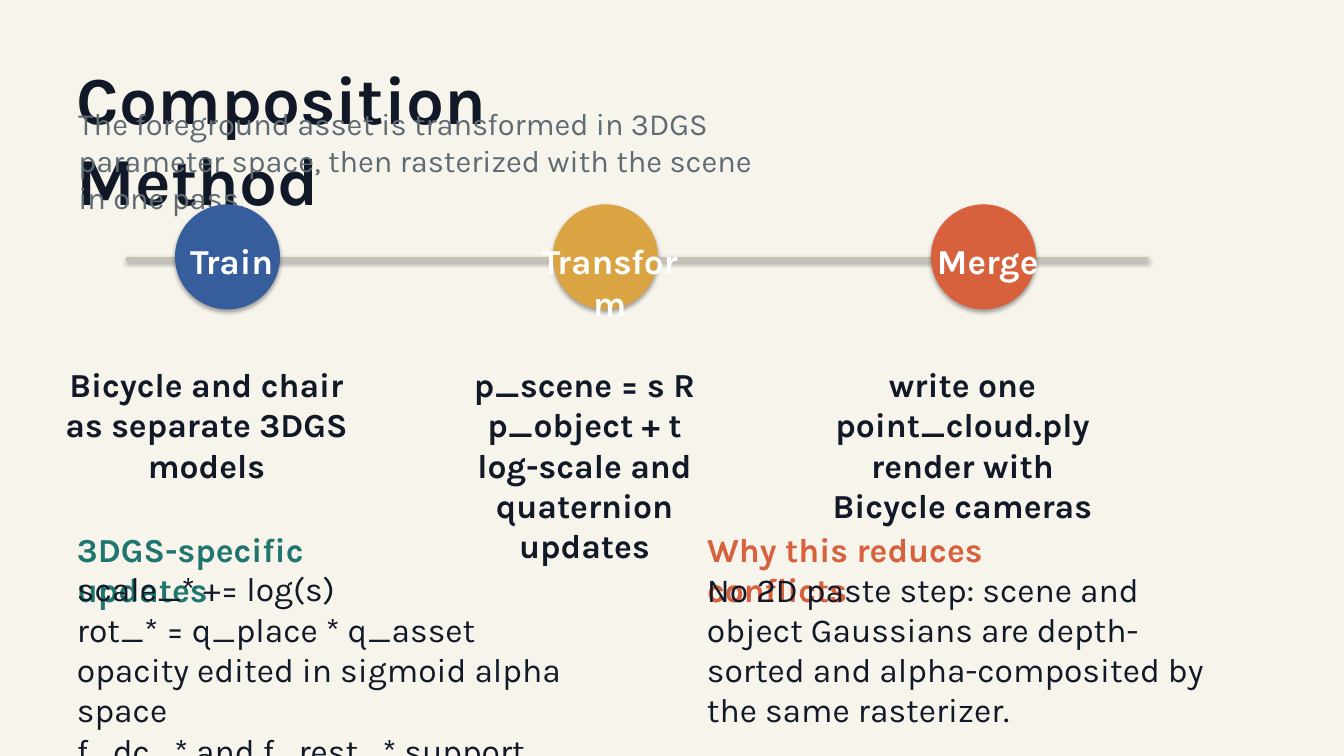
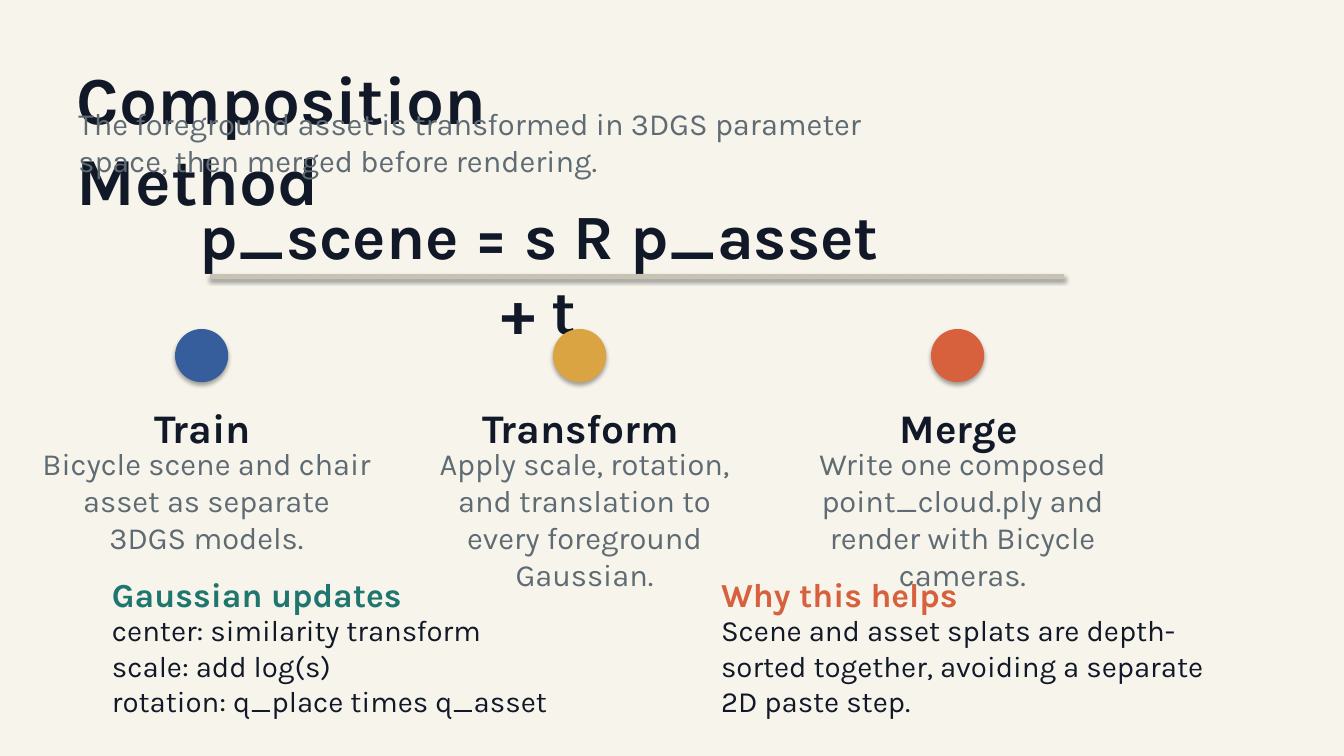
Before and after one commit to ayushdebnath012/CMU-HSL, a slide deck: slide 2 of presentation/HSL_Technical_Assessment_3DGS_Composition.pptx. Drawn at 1344x756 pixels with LibreOffice and Linux fonts; fonts in the diff are those of the drawing. Boxes give left, top, right and bottom in pixels: in the first picture for what was removed or moved away, otherwise in the second. Text is boxed around its words. In the diff, an @@ line names an element or a change of style, - is before the commit and + after.

Commit message:
Clean presentation layout

```diff
--- a/presentation/HSL_Technical_Assessment_3DGS_Composition.pptx
+++ b/presentation/HSL_Technical_Assessment_3DGS_Composition.pptx
@@ text "Composition Method" rewrapped from <box>77,76,486,222</box> to <box>77,76,486,206</box> @@
@@ text at <box>78,108,861,180</box>: text changed @@
-The foreground asset is transformed in 3DGS parameter space, then rasterized with the scene in one pass.
+The foreground asset is transformed in 3DGS parameter space, then merged before rendering.
@@ text at <box>199,202,878,350</box>: text changed; size 24 to 45 pt @@
-p_scene = s R p_object + t
-log-scale and quaternion updates
+p_scene = s R p_asset + t
@@ line moved from (126, 259) - (1148, 259) to (210, 276) - (1065, 276) @@
@@ ellipse: place and size @@
-ellipse at <box>175,205,280,310</box>
+ellipse at <box>175,329,229,382</box>
@@ ellipse: place and size @@
-ellipse at <box>554,205,658,310</box>
+ellipse at <box>554,329,607,382</box>
@@ ellipse: place and size @@
-ellipse at <box>932,205,1036,310</box>
+ellipse at <box>932,329,985,382</box>
@@ text "Train": place and size @@
-text "Train" at <box>190,249,273,275</box>
+text "Train" at <box>155,414,251,444</box>
@@ text "Transform": place and size @@
-text "Transform" at <box>536,240,684,266</box>
+text "Transform" at <box>483,415,679,444</box>
@@ size 25 to 29 pt, text colour #FFFFFF to #111827 in 3 elements at <box>155,414,251,444</box>, <box>483,415,679,444</box>, <box>900,416,1018,453</box> @@
@@ text "Merge": place and size @@
-text "Merge" at <box>937,242,1038,283</box>
+text "Merge" at <box>900,416,1018,453</box>
@@ text at <box>819,448,1105,593</box>: text changed; size 24 to 22 pt; text colour #111827 to #5F6B73; bold off @@
-write one point_cloud.ply
-render with Bicycle cameras
+Write one composed point_cloud.ply and render with Bicycle cameras.
@@ text at <box>42,454,371,550</box>: text changed; size 24 to 22 pt; text colour #111827 to #5F6B73; bold off @@
-Bicycle and chair
-as separate 3DGS models
+Bicycle scene and chair asset as separate 3DGS models.
@@ text added at <box>440,454,729,587</box>, 22 pt, text #5F6B73 @@
+Apply scale, rotation, and translation to every foreground Gaussian.
@@ text at <box>112,583,402,615</box>: text changed @@
-3DGS-specific updates
+Gaussian updates
@@ text removed at <box>707,578,1204,723</box> @@
-No 2D paste step: scene and object Gaussians are depth-sorted and alpha-composited by the same rasterizer.
@@ text at <box>721,577,958,616</box>: text changed @@
-Why this reduces conflicts
+Why this helps
@@ text at <box>112,620,547,719</box>: text changed; size 24 to 21 pt @@
-scale_* += log(s)
-rot_* = q_place * q_asset
-opacity edited in sigmoid alpha space
-f_dc_* and f_rest_* support simple color matching
+center: similarity transform
+scale: add log(s)
+rotation: q_place times q_asset
@@ text added at <box>721,615,1203,719</box>, 21 pt, text #111827 @@
+Scene and asset splats are depth-sorted together, avoiding a separate 2D paste step.
```
Also in this commit, not shown: 2 other slides changed, 5 other files.
